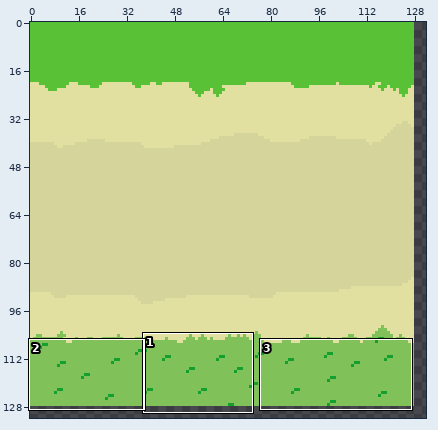
Two versions of one pixel-art file, Assets/Earth.aseprite. Above: a wide view before the commit, with the close-up outlined.
Close-up. Earlier state:
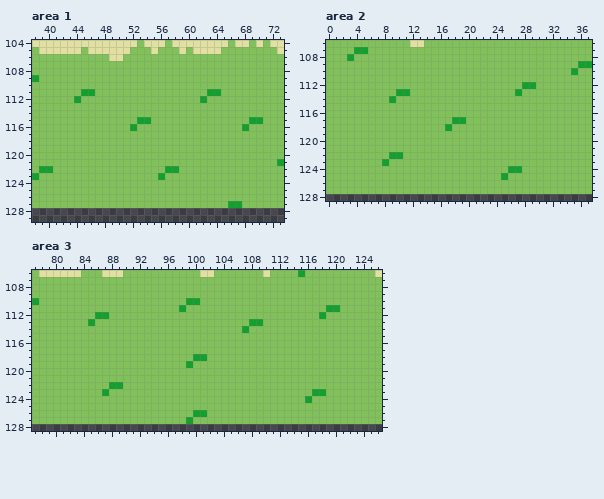
256x256 pixels, 1 frame. Shown: area 1: x 38..73, y 104..129; area 2: x 0..37, y 106..128; area 3: x 77..126, y 106..128. The wide view leaves out empty margins.
Now the later version:
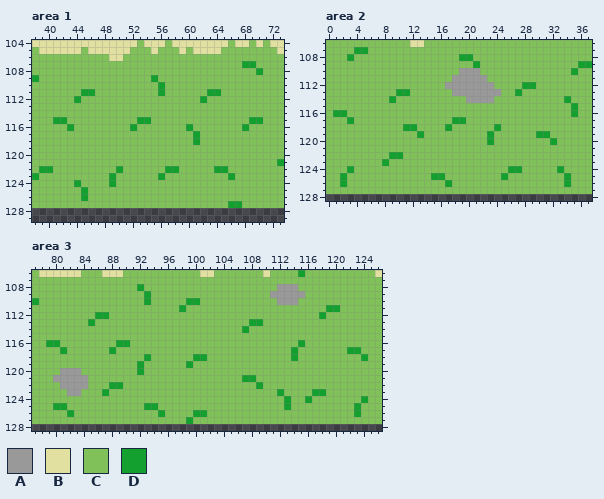
Palette (. is transparent): A #999999  B #e1e0a0  C #80c259  D #14a02e
Change:
{"where": "area 1"}
{"y":107,"x":68,"old":"CC","new":"DD"}
{"y":108,"x":70,"old":"C","new":"D"}
{"y":109,"x":55,"old":"C","new":"D"}
{"y":110,"x":56,"old":"C","new":"D"}
{"y":111,"x":56,"old":"C","new":"D"}
{"y":115,"x":41,"old":"CC","new":"DD"}
{"y":116,"x":43,"old":"C","new":"D"}
{"y":116,"x":60,"old":"C","new":"D"}
{"y":117,"x":61,"old":"C","new":"D"}
{"y":118,"x":61,"old":"C","new":"D"}
{"y":122,"x":50,"old":"C","new":"D"}
{"y":122,"x":64,"old":"CC","new":"DD"}
{"y":123,"x":49,"old":"C","new":"D"}
{"y":123,"x":66,"old":"C","new":"D"}
{"y":124,"x":44,"old":"C","new":"D"}
{"y":124,"x":49,"old":"C","new":"D"}
{"y":125,"x":45,"old":"C","new":"D"}
{"y":126,"x":45,"old":"C","new":"D"}
{"where": "area 2"}
{"y":108,"x":19,"old":"CC","new":"DD"}
{"y":109,"x":21,"old":"C","new":"D"}
{"y":110,"x":19,"old":"CCC","new":"AAA"}
{"y":111,"x":18,"old":"CCCCC","new":"AAAAA"}
{"y":112,"x":17,"old":"CCCCCCC","new":"AAAAAAA"}
{"y":113,"x":18,"old":"CCCCCCC","new":"AAAAAAA"}
{"y":114,"x":20,"old":"CCCC","new":"AAAA"}
{"y":114,"x":34,"old":"C","new":"D"}
{"y":115,"x":35,"old":"C","new":"D"}
{"y":116,"x":1,"old":"CC","new":"DD"}
{"y":116,"x":35,"old":"C","new":"D"}
{"y":117,"x":3,"old":"C","new":"D"}
{"y":118,"x":11,"old":"CC","new":"DD"}
{"y":118,"x":24,"old":"C","new":"D"}
{"y":119,"x":13,"old":"C","new":"D"}
{"y":119,"x":23,"old":"C","new":"D"}
{"y":119,"x":30,"old":"CC","new":"DD"}
{"y":120,"x":23,"old":"C","new":"D"}
{"y":120,"x":32,"old":"C","new":"D"}
{"y":124,"x":3,"old":"C","new":"D"}
{"y":124,"x":33,"old":"C","new":"D"}
{"y":125,"x":2,"old":"C","new":"D"}
{"y":125,"x":15,"old":"CC","new":"DD"}
{"y":125,"x":34,"old":"C","new":"D"}
{"y":126,"x":2,"old":"C","new":"D"}
{"y":126,"x":17,"old":"C","new":"D"}
{"y":126,"x":34,"old":"C","new":"D"}
{"where": "area 3"}
{"y":108,"x":92,"old":"C","new":"D"}
{"y":108,"x":112,"old":"CCC","new":"AAA"}
{"y":109,"x":93,"old":"C","new":"D"}
{"y":109,"x":111,"old":"CCCCC","new":"AAAAA"}
{"y":110,"x":93,"old":"C","new":"D"}
{"y":110,"x":112,"old":"CCC","new":"AAA"}
{"y":116,"x":79,"old":"CC","new":"DD"}
{"y":116,"x":89,"old":"CC","new":"DD"}
{"y":116,"x":115,"old":"C","new":"D"}
{"y":117,"x":81,"old":"C","new":"D"}
{"y":117,"x":88,"old":"C","new":"D"}
{"y":117,"x":114,"old":"C","new":"D"}
{"y":117,"x":122,"old":"CC","new":"DD"}
{"y":118,"x":93,"old":"C","new":"D"}
{"y":118,"x":114,"old":"C","new":"D"}
{"y":118,"x":124,"old":"C","new":"D"}
{"y":119,"x":92,"old":"C","new":"D"}
{"y":120,"x":81,"old":"CCC","new":"AAA"}
{"y":120,"x":92,"old":"C","new":"D"}
{"y":121,"x":80,"old":"CCCCC","new":"AAAAA"}
{"y":121,"x":107,"old":"CC","new":"DD"}
{"y":122,"x":81,"old":"CCCC","new":"AAAA"}
{"y":122,"x":109,"old":"C","new":"D"}
{"y":123,"x":82,"old":"CC","new":"AA"}
{"y":123,"x":112,"old":"C","new":"D"}
{"y":124,"x":113,"old":"C","new":"D"}
{"y":124,"x":124,"old":"C","new":"D"}
{"y":125,"x":80,"old":"CC","new":"DD"}
{"y":125,"x":93,"old":"CC","new":"DD"}
{"y":125,"x":113,"old":"C","new":"D"}
{"y":125,"x":123,"old":"C","new":"D"}
{"y":126,"x":82,"old":"C","new":"D"}
{"y":126,"x":95,"old":"C","new":"D"}
{"y":126,"x":123,"old":"C","new":"D"}
